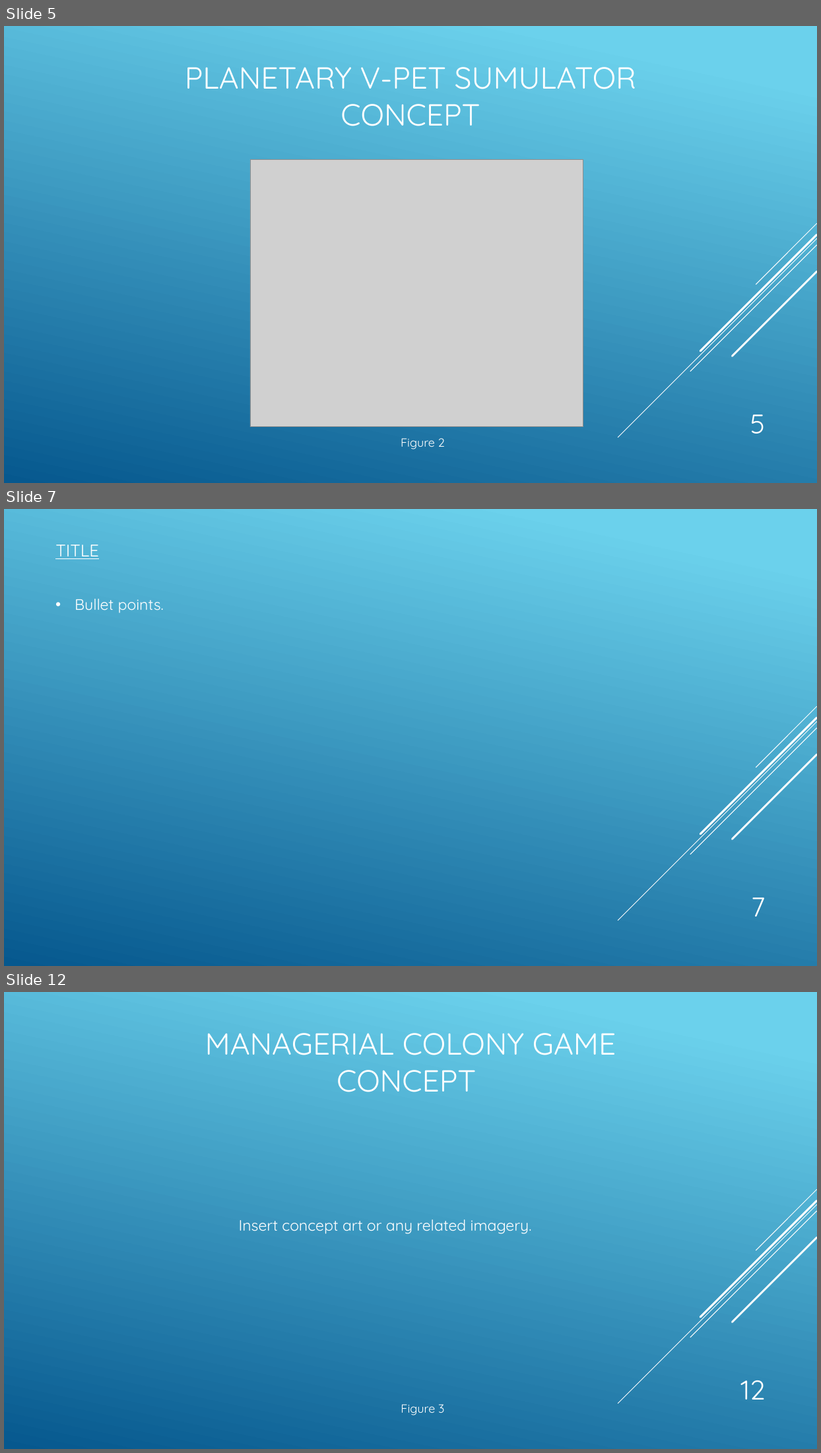
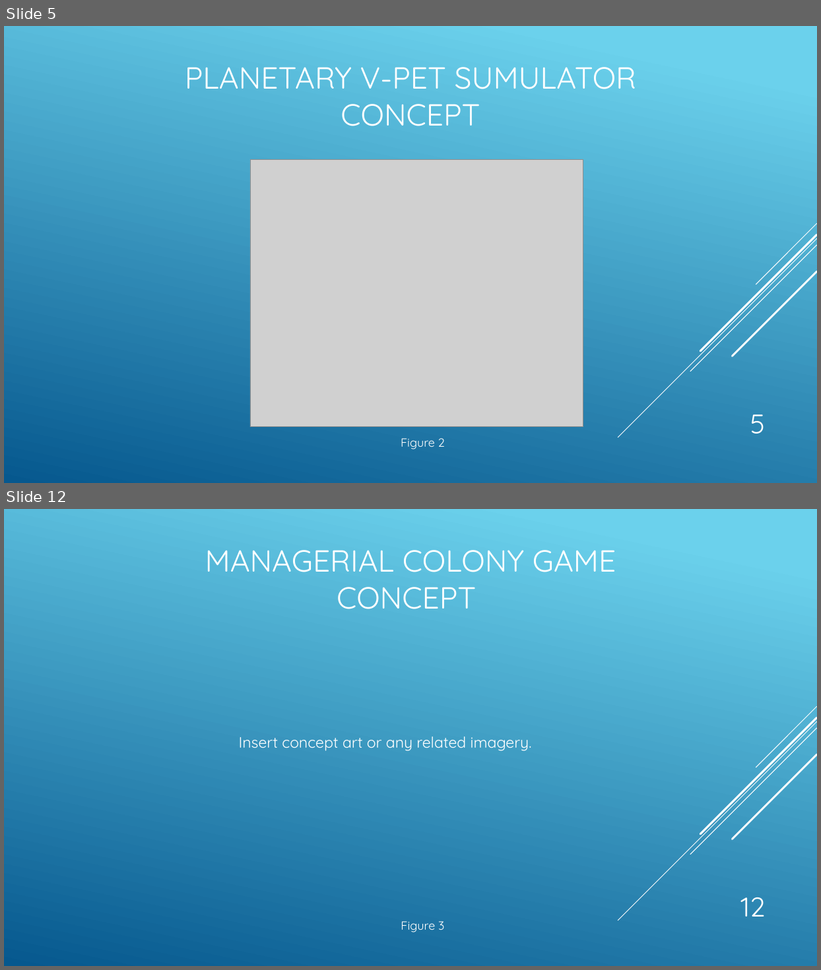
Before and after one commit to UoSGroupProjects1718/level-6-l6-group-3, a slide deck: Presentations/Level 6 Group 3 Pitch.pptx. Shown one above the other, each under a label of ours: slides 5, 7 and 12 before the commit, slides 5 and 12 after it; the slides between them are not shown. The pictures are 821x1453 and 821x970 pixels, drawn with LibreOffice and Linux fonts; fonts in the diff are those of the drawing; grey boxes stand for pictures. Boxes give left, top, right and bottom in pixels: in the first picture for what was removed or moved away, otherwise in the second. Text is boxed around its words. In the diff, an @@ line names an element or a change of style, - is before the commit and + after.

```diff
--- a/Presentations/Level 6 Group 3 Pitch.pptx
+++ b/Presentations/Level 6 Group 3 Pitch.pptx
@@ slide 7 removed at box(4, 509, 817, 966), background gradient #6ED2EB to #06588E; not listed: 5 template elements that a slide beside it also shows @@
@@ title removed at box(55, 545, 99, 559) @@
-TITLE
@@ text removed at box(75, 599, 164, 613) @@
-• Bullet points.
@@ page number removed at box(751, 898, 765, 917) @@
-7
```
Also in this commit, not shown: 1 slide changed, 5 slides added, 4 other slides removed.
